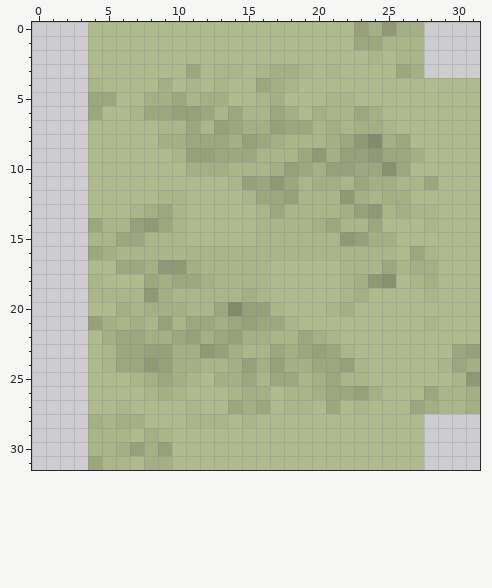
Pixel-art sprite: Dido/DiDo/DiDo/Assets/Tiles/paths/t/270.png. The picture above is the old version.
The file is 32x32 pixels. Colours within 5 levels of each other are drawn and written as one.
After:
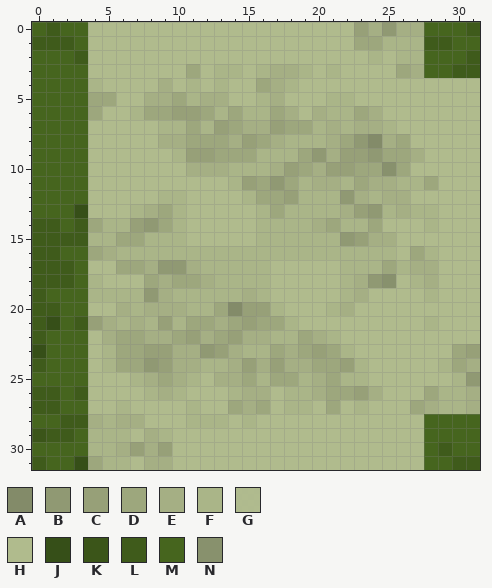
Palette (. is transparent): A #838b69  B #909973  C #97a078  D #9da77d  E #a5af84  F #aab588  G #afba8cf7  H #b0bb8d  J #364f18  K #3b5519  L #3f5b1b  M #46651e  N #88916d
Change:
y 0: x 0..3 .... -> MLMM; x 28..31 .... -> MMML
y 1: x 0..3 .... -> LLLM; x 28..31 .... -> LLMM
y 2: x 0..3 .... -> MMML; x 28..31 .... -> MMML
y 3: x 0..3 .... -> MMMM; x 28..31 .... -> MMLL
y 4: x 0..3 .... -> MMMM; x 28 G -> H
y 5..12: x 0..3 .... -> MMMM
y 13: x 0..3 .... -> MMMJ
y 14: x 0..3 .... -> LLML
y 15: x 0..3 .... -> LLLL
y 16: x 0..3 .... -> LLMM
y 17..18: x 0..3 .... -> LLLM
y 19: x 0..3 .... -> LMMM
y 20: x 0..3 .... -> LLMM
y 21: x 0..3 .... -> LJML
y 22: x 0..3 .... -> LMMM
y 23: x 0..3 .... -> JMMM
y 24: x 0..3 .... -> LMMM
y 25: x 0..3 .... -> MMMM
y 26: x 0..3 .... -> LLML
y 27: x 0..3 .... -> LLMM
y 28: x 0..3 .... -> MMLL; x 28..31 .... -> MMMM
y 29: x 0..3 .... -> KLLM; x 28..31 .... -> MMMM
y 30: x 0..3 .... -> MMMM; x 28..31 .... -> MLMM
y 31: x 0..3 .... -> LMMJ; x 28..31 .... -> MMLL
Boxes around the changes in both pictures, in picture pixels (x1, y1, x2, y2):
added: (32, 22, 88, 470)
changed: (424, 22, 480, 92)
added: (424, 414, 480, 470)
